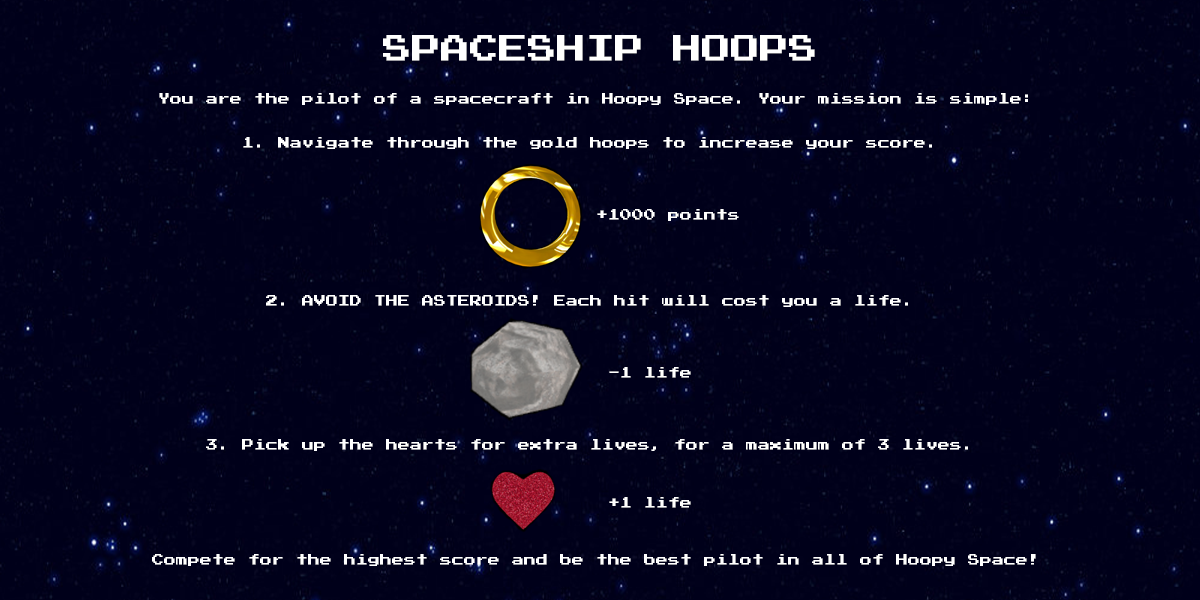
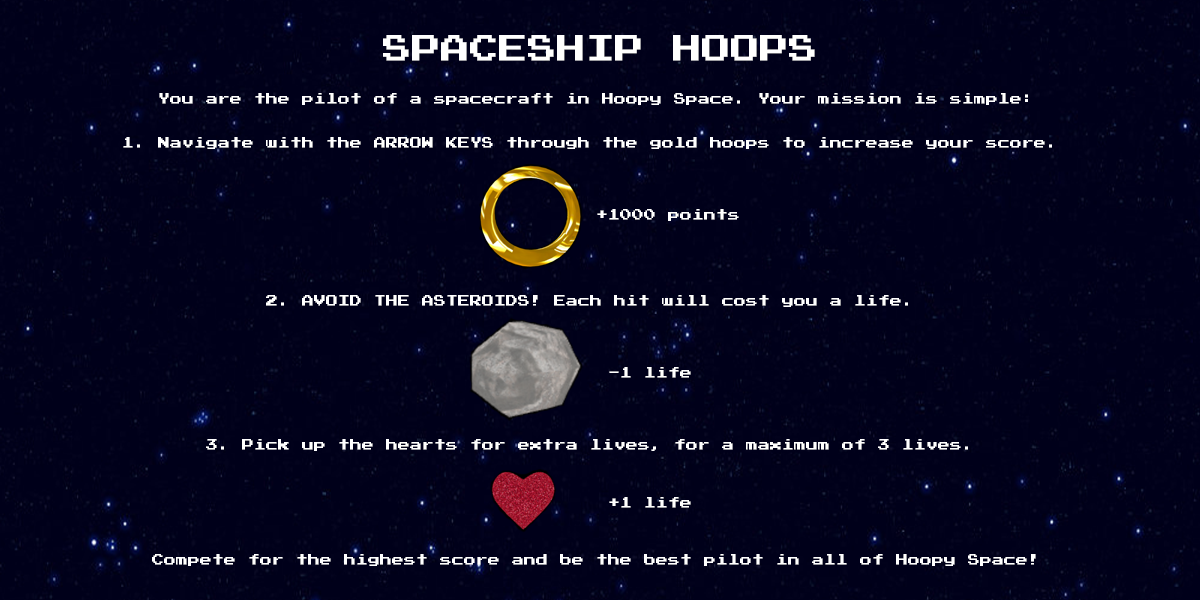
The second 1200×600 image is a revision of the first. Changes to its layers:
painted on "text" over bbox(123, 137, 1052, 149)
